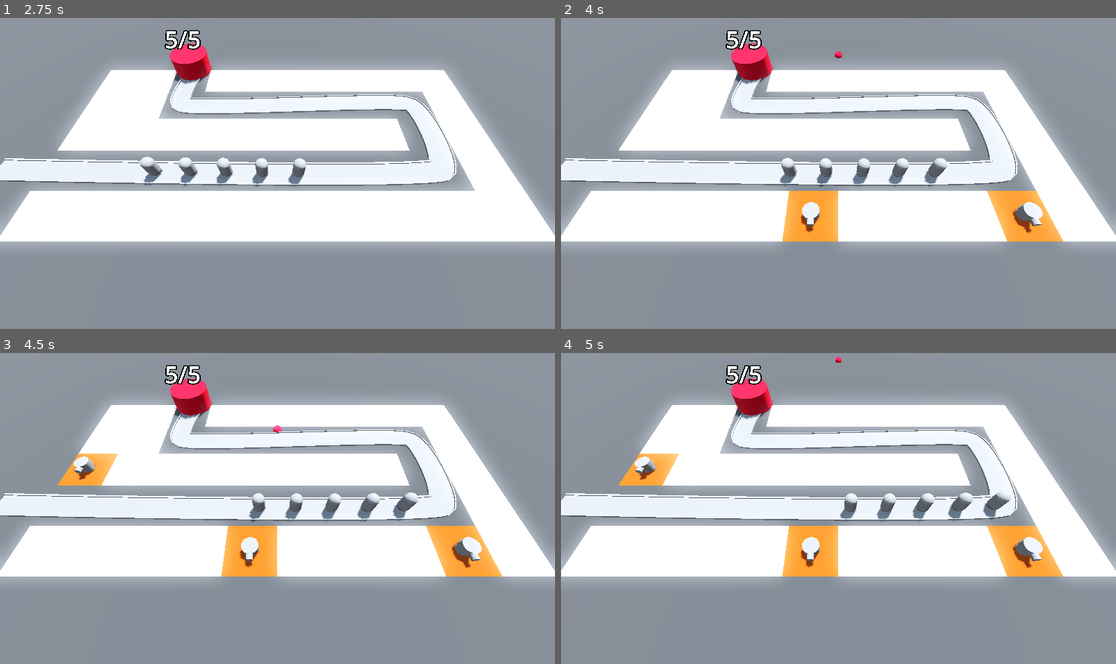
Above: before the commit, frames 1-4 (two rows, left to right).
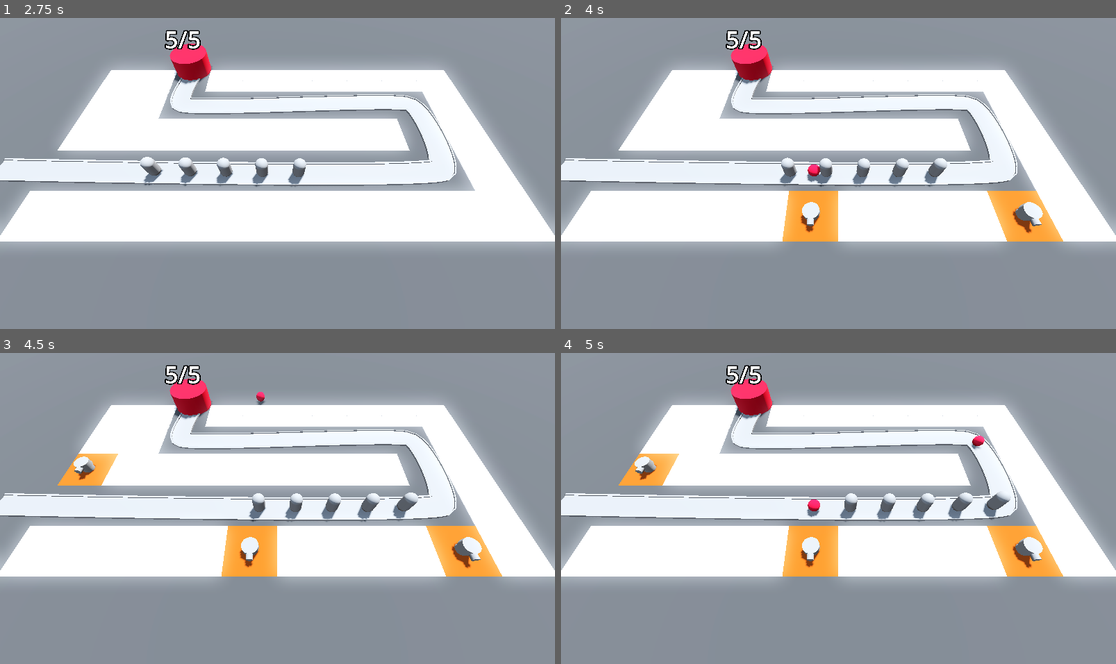
Above: after the commit, the same moments.

Repository: BerkayOzercan/Tutorial-Godot-Barbarian-Blaster
Game: Godot game, scene res://BaseLevel.tscn
Two runs of this game, one before a commit and one after it. Both use one fixed random seed, a clock stepped at 60 frames per second and the inputs below.
Inputs (mouse positions are in pixels of both pictures, inside the frame that each line leads up to):
- Up to frame 1 (2.75 s): move the mouse to (399, 157) at 0.52 s; click (399, 157) at 0.6 s; move the mouse to (166, 189) at 1.27 s; click (166, 189) at 1.35 s; move the mouse to (333, 105) at 2.02 s; click (333, 105) at 2.1 s
- Up to frame 2 (4 s): move the mouse to (810, 235) at 2.77 s; click (810, 235) at 2.85 s; move the mouse to (1005, 220) at 3.52 s; click (1005, 220) at 3.6 s
- Up to frame 3 (4.5 s): move the mouse to (111, 461) at 4.27 s; click (111, 461) at 4.35 s
- Up to frame 4 (5 s): no input

Frame 1 is identical in both runs. In frame 2, 0.1% of the frame differs, in the area x 44-51%, y 10-53%; in frame 3, less than 0.1%; in frame 4, 0.2%, in the area x 44-77%, y 1-53%.

Commit message:
Edit : set the timers

Diff:
--- a/Turret/projectile.gd
+++ b/Turret/projectile.gd
@@ -6,3 +6,6 @@
 
 func _physics_process(delta: float) -> void:
 	position += dirction * delta * speed
+
+func _on_timer_timeout() -> void:
+	queue_free()
--- a/Turret/projectile.tscn
+++ b/Turret/projectile.tscn
@@ -19,3 +19,10 @@
 
 [node name="CollisionShape3D" type="CollisionShape3D" parent="."]
 shape = SubResource("SphereShape3D_k2ojk")
+
+[node name="Timer" type="Timer" parent="."]
+wait_time = 2.0
+one_shot = true
+autostart = true
+
+[connection signal="timeout" from="Timer" to="." method="_on_timer_timeout"]
--- a/Turret/turret.gd
+++ b/Turret/turret.gd
@@ -1,7 +1,9 @@
 extends Node3D
 
 @export var projectile: PackedScene
+@onready var turret_top: MeshInstance3D = $TurretTop
 
-func _ready() -> void:
+func _on_timer_timeout() -> void:
 	var new_projectile = projectile.instantiate()
 	add_child(new_projectile)
+	new_projectile.global_position = turret_top.global_position
--- a/Turret/turret.tscn
+++ b/Turret/turret.tscn
@@ -13,10 +13,16 @@
 transform = Transform3D(1, 0, 0, 0, 0.5, 0, 0, 0, 1, 0, 0.5, 0)
 mesh = SubResource("CylinderMesh_xrgyr")
 
-[node name="MeshInstance3D2" type="MeshInstance3D" parent="."]
+[node name="TurretTop" type="MeshInstance3D" parent="."]
 transform = Transform3D(1.25, 0, 0, 0, 0.25, 0, 0, 0, 1.25, 0, 0.75, 0)
 mesh = SubResource("CylinderMesh_xrgyr")
 
-[node name="MeshInstance3D3" type="MeshInstance3D" parent="."]
-transform = Transform3D(0.5, 0, 0, 0, -2.18557e-08, -0.5, 0, 0.5, -2.18557e-08, 0, 0.75, 0.5)
+[node name="MeshInstance3D3" type="MeshInstance3D" parent="TurretTop"]
+transform = Transform3D(0.4, 0, 0, 0, -8.74228e-08, -2, 0, 0.4, -1.74846e-08, 0, 0, 0.4)
 mesh = SubResource("CylinderMesh_xrgyr")
+skeleton = NodePath("../..")
+
+[node name="Timer" type="Timer" parent="."]
+autostart = true
+
+[connection signal="timeout" from="Timer" to="." method="_on_timer_timeout"]
